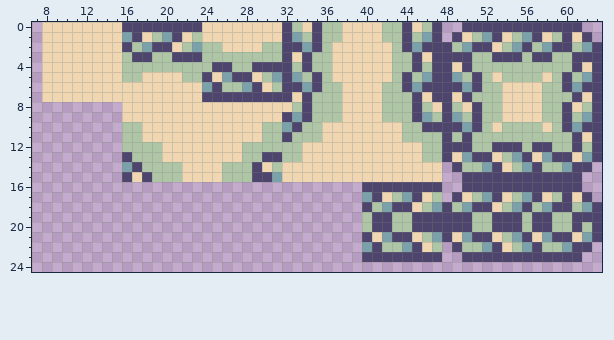
Two versions of one pixel-art sprite, TowerOfDreams/sprites/sFloor3/3339d908-18cb-4647-a599-30366de56362.png. The first picture shows the starting point.
The file is 64x64 pixels. Shown: x 7..63, y 0..24.
After:
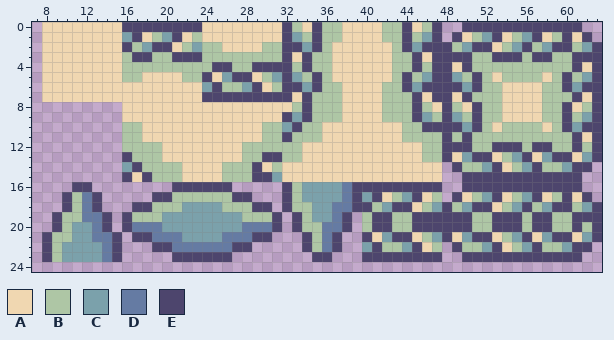
Palette (. is transparent): A #f0d7b1  B #aec6a5  C #7ba1ab  D #657ba3  E #4d456d
Changes in this commit:
{"y":16,"x":11,"old":"..","new":"EE"}
{"y":16,"x":21,"old":"......","new":"EEEEEE"}
{"y":16,"x":32,"old":"........","new":"EBCCCCDE"}
{"y":17,"x":10,"old":"....","new":"EBDE"}
{"y":17,"x":19,"old":"..........","new":"EEBBBBBBEE"}
{"y":17,"x":32,"old":"........","new":"EBCCCCDE"}
{"y":18,"x":10,"old":"....","new":"EBDE"}
{"y":18,"x":17,"old":"..............","new":"EEBBBCCCCBBBEE"}
{"y":18,"x":32,"old":"........","new":"EBBCCDDE"}
{"y":19,"x":9,"old":"......","new":"EBBDDE"}
{"y":19,"x":16,"old":"................","new":"EBBBCCCCCCCCBBBE"}
{"y":19,"x":33,"old":"......","new":"EBCCDE"}
{"y":20,"x":9,"old":"......","new":"EBCCDE"}
{"y":20,"x":16,"old":"................","new":"EDDDCCCCCCCCDDDE"}
{"y":20,"x":33,"old":"......","new":"EBBDDE"}
{"y":21,"x":8,"old":"........","new":"EBBCCDDE"}
{"y":21,"x":17,"old":"..............","new":"EEDDDCCCCDDDEE"}
{"y":21,"x":34,"old":"....","new":"EBDE"}
{"y":22,"x":8,"old":"........","new":"EBCCCCDE"}
{"y":22,"x":19,"old":"..........","new":"EEDDDDDDEE"}
{"y":22,"x":34,"old":"....","new":"EBDE"}
{"y":23,"x":8,"old":"........","new":"EBCCCCDE"}
{"y":23,"x":21,"old":"......","new":"EEEEEE"}
{"y":23,"x":35,"old":"..","new":"EE"}
{"label":"added","picture_box":[42,182,362,262]}
